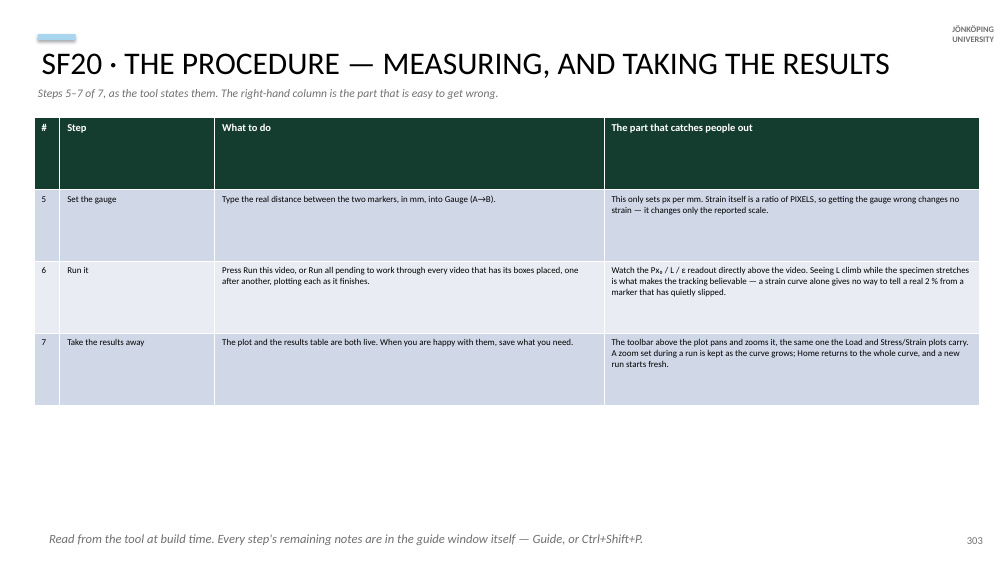
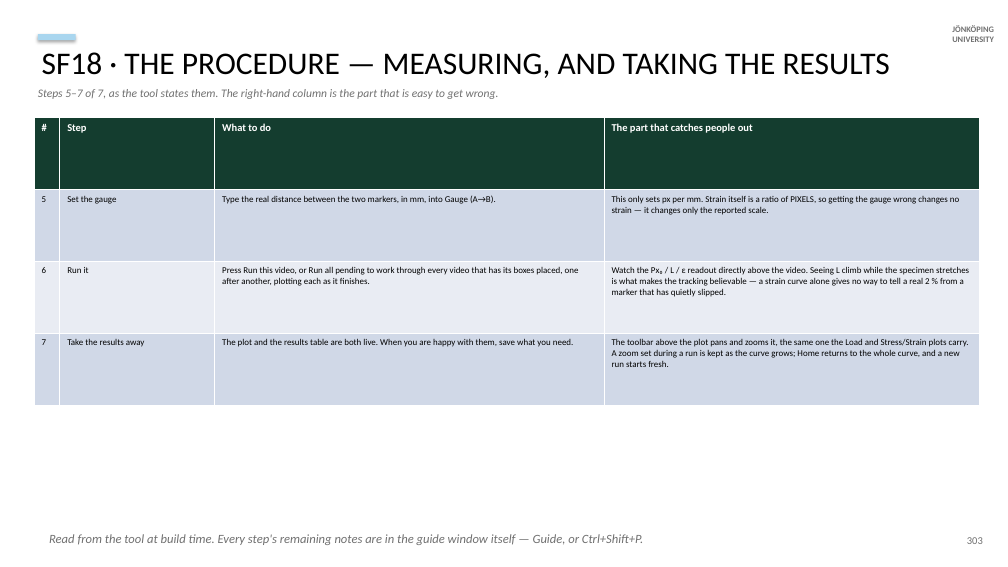
Before and after one commit to AdithyaSivakumar-3/UTM, a slide deck: slide 163 of documentation/decks/V6a_8_6_20_slides.pptx. Drawn at 1008x567 pixels with LibreOffice and Linux fonts; fonts in the diff are those of the drawing. Boxes give left, top, right and bottom in pixels: in the first picture for what was removed or moved away, otherwise in the second. Text is boxed around its words. In the diff, an @@ line names an element or a change of style, - is before the commit and + after.

```diff
--- a/documentation/decks/V6a_8_6_20_slides.pptx
+++ b/documentation/decks/V6a_8_6_20_slides.pptx
@@ text at <box>42,52,890,78</box>: text changed @@
-SF20 · THE PROCEDURE — MEASURING, AND TAKING THE RESULTS
+SF18 · THE PROCEDURE — MEASURING, AND TAKING THE RESULTS
```
Also in this commit, not shown: 13 other slides changed, 13 other files.
